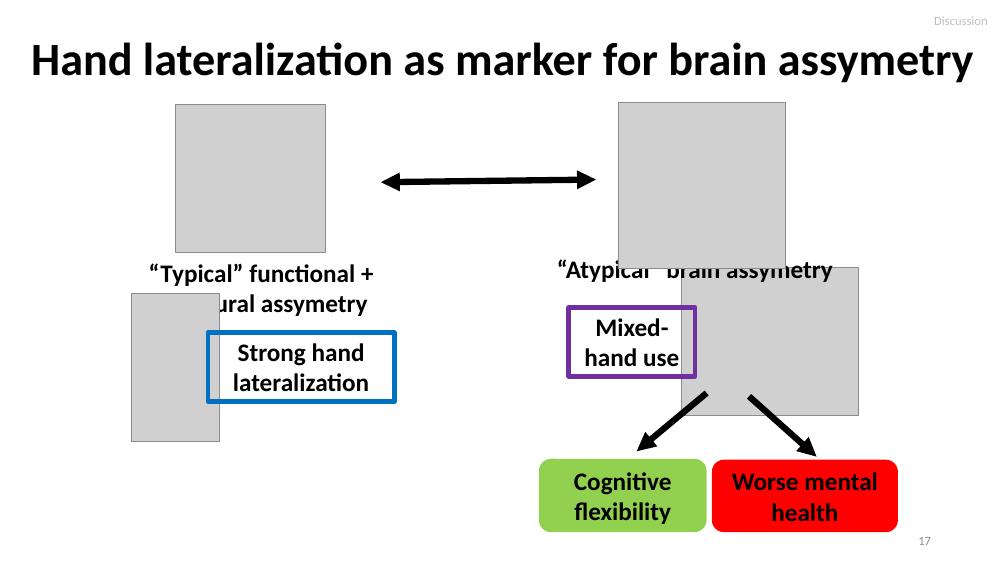
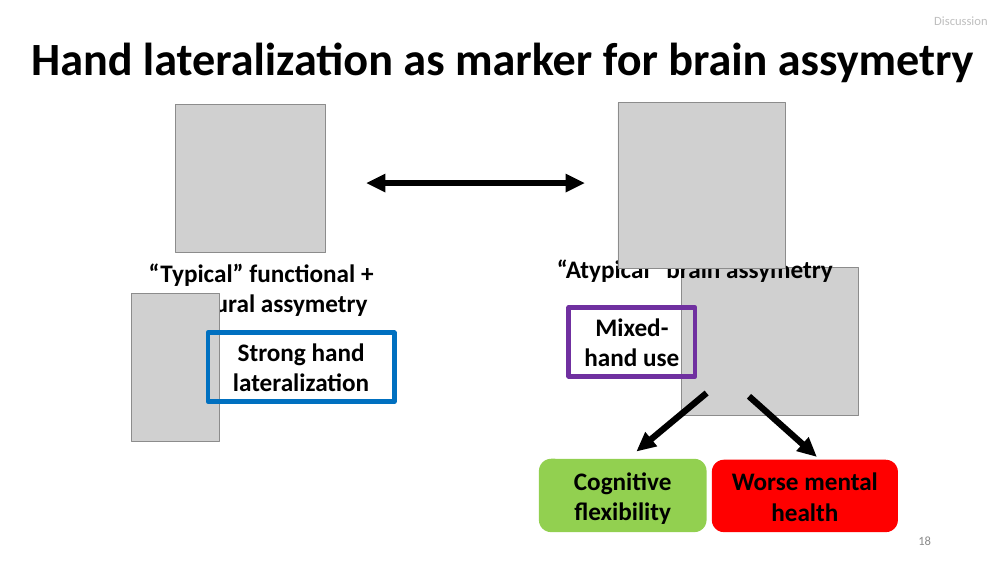
Before and after one commit to igarcia17/EHI_laterality, a slide deck: slide 18 of NorthSeaLateralityCongress_InesGarciaOrtiz.pptx (slide 17 before the commit). Drawn at 1008x567 pixels with LibreOffice and Linux fonts; fonts in the diff are those of the drawing; grey boxes stand for pictures. Boxes give left, top, right and bottom in pixels: in the first picture for what was removed or moved away, otherwise in the second. Text is boxed around its words. In the diff, an @@ line names an element or a change of style, - is before the commit and + after.

```diff
--- a/NorthSeaLateralityCongress_InesGarciaOrtiz.pptx
+++ b/NorthSeaLateralityCongress_InesGarciaOrtiz.pptx
@@ double arrow moved from (381, 182) - (596, 180) to (367, 183) - (585, 183) @@
@@ page number at bbox=[918, 536, 931, 545]: text changed @@
-17
+18
```
Also in this commit, not shown: 6 other slides changed, 1 slide added.
